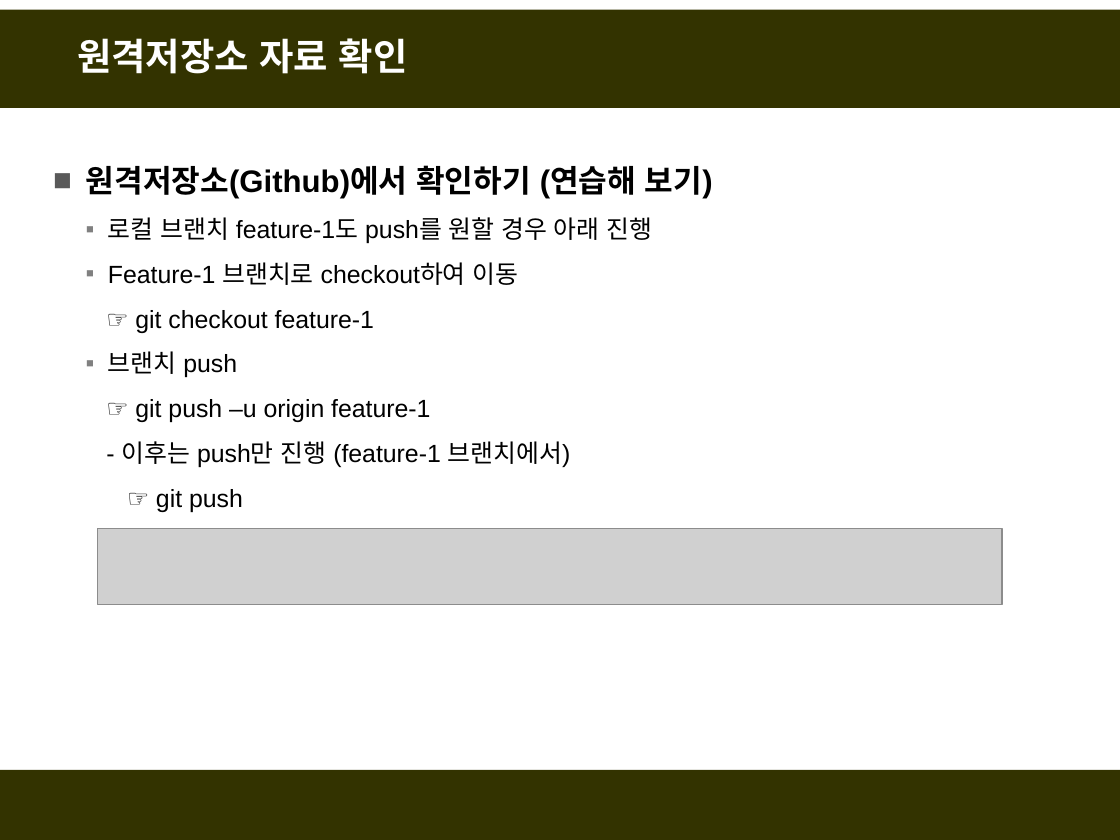
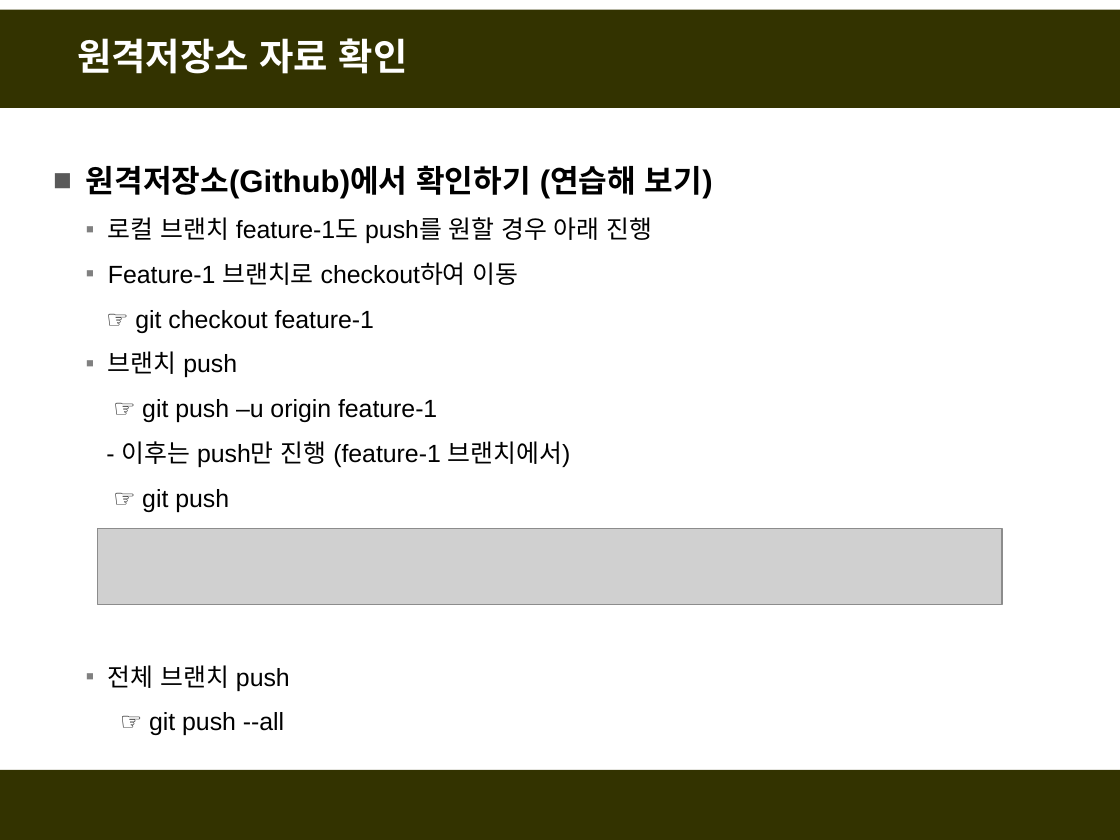
Before and after one commit to fasthill/github-lecture, a slide deck: slide 34 of git및github첫걸음2-원격저장소만들기.pptx. Drawn at 1120x840 pixels with LibreOffice and Linux fonts; fonts in the diff are those of the drawing; grey boxes stand for pictures. Boxes give left, top, right and bottom in pixels: in the first picture for what was removed or moved away, otherwise in the second. Text is boxed around its words. In the diff, an @@ line names an element or a change of style, - is before the commit and + after.

```diff
--- a/git및github첫걸음2-원격저장소만들기.pptx
+++ b/git및github첫걸음2-원격저장소만들기.pptx
@@ text at box(108, 665, 290, 735): paragraphs added @@
+  ▪ 전체 브랜치 push
+  ☞ git push --all
```
Also in this commit, not shown: 3 slides added.
